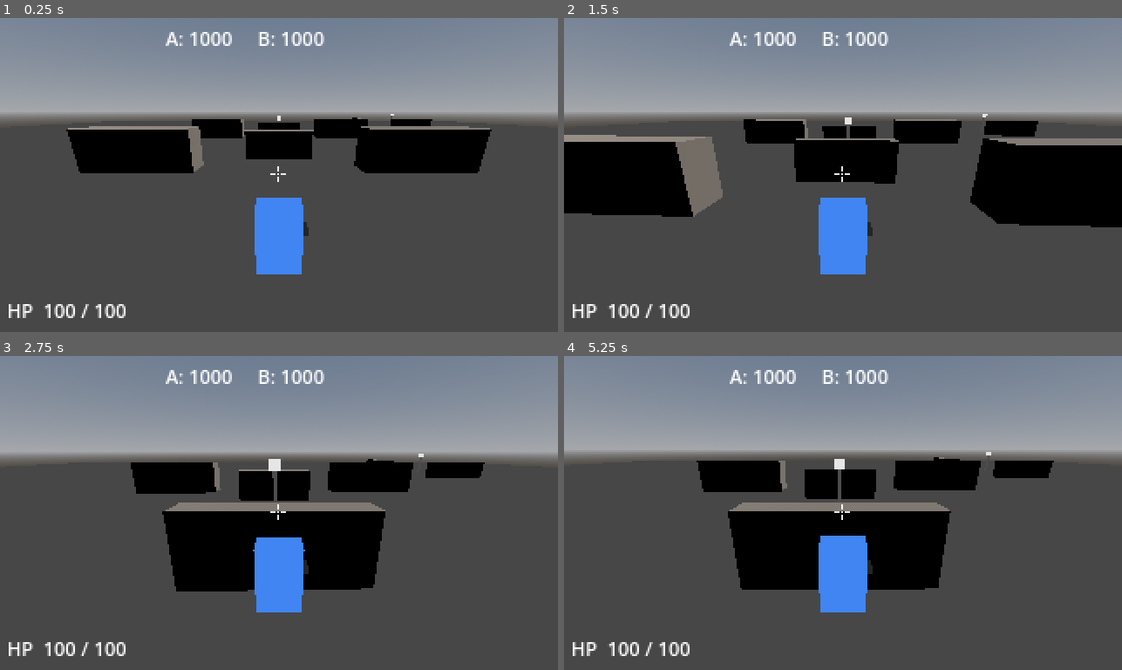
Above: before the commit, frames 1-4 (two rows, left to right).
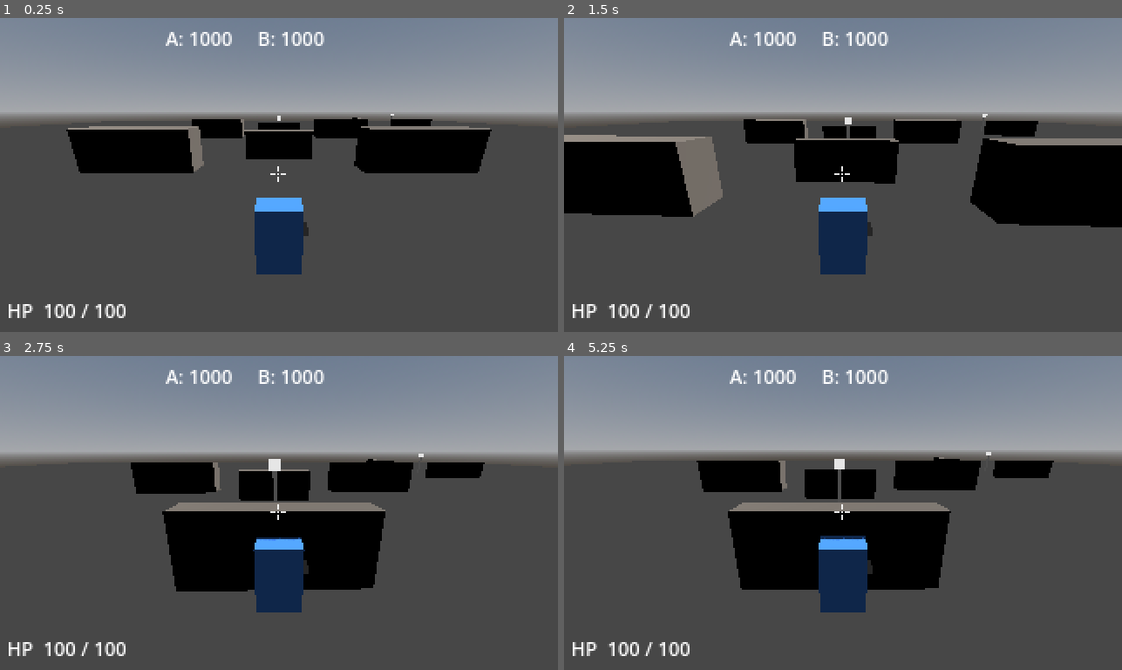
Above: after the commit, the same moments.

Repository: jonathandaley/Hardpoint
Game: Godot game, scene res://scenes/arena/Arena.tscn
Two runs of this game, one before a commit and one after it. Both use one fixed random seed, a clock stepped at 60 frames per second and the inputs below.
Inputs (mouse positions are in pixels of both pictures, inside the frame that each line leads up to):
- Up to frame 1 (0.25 s): no input
- Up to frame 2 (1.5 s): tap Enter (ui_accept) at 0.5, 0.77 s; move the mouse to (870, 175) at 0.52 s; press the mouse at (870, 175) at 0.53 s; hold W (move_forward) from 0.53 s (still down); move the mouse to (815, 175) at 1.27 s; release the mouse at (815, 175) at 1.28 s; right-click (815, 175) at 1.35 s
- Up to frame 3 (2.75 s): keep holding W (move_forward); tap Enter (ui_accept) at 1.52 s; move the mouse to (290, 506) at 2.02 s; press the mouse at (290, 506) at 2.03 s
- Up to frame 4 (5.25 s): keep holding W (move_forward); tap Enter (ui_accept) at 2.75, 3.02, 3.5, 3.77, 4.25, 4.52, 5 s; move the mouse to (837, 519) at 2.77 s; release the mouse at (837, 519) at 2.78 s; right-click (837, 519) at 2.85 s; move the mouse to (887, 516) at 3.52 s; press the mouse at (887, 516) at 3.53 s; move the mouse to (798, 509) at 4.27 s; release the mouse at (798, 509) at 4.28 s; right-click (798, 509) at 4.35 s; move the mouse to (848, 513) at 5.02 s; press the mouse at (848, 513) at 5.03 s

The runs differ from the first frame. In frame 1, 2.1% of the frame differs, in the area x 45-55%, y 57-82%; in frame 2, 2.1%; in frame 3, 2.0%; in frame 4, 2.1%.

Commit message:
Lighten mech shadows via emission (30% self-illumination)
Keeps per-pixel shading but adds emission at 0.3x the mech color,
raising the shadow floor without affecting walls or global lighting.

Co-Authored-By: Claude Sonnet 4.6 <noreply@anthropic.com>

Diff:
--- a/scenes/arena/Arena.gd
+++ b/scenes/arena/Arena.gd
@@ -50,7 +50,10 @@
 		return
 	var mat := StandardMaterial3D.new()
 	mat.albedo_color = color
-	mat.shading_mode = BaseMaterial3D.SHADING_MODE_UNSHADED
+	mat.shading_mode = BaseMaterial3D.SHADING_MODE_PER_PIXEL
+	mat.emission_enabled = true
+	mat.emission = color
+	mat.emission_energy_multiplier = 0.3
 	body.set_surface_override_material(0, mat)
 
 func _create_cover() -> void:
